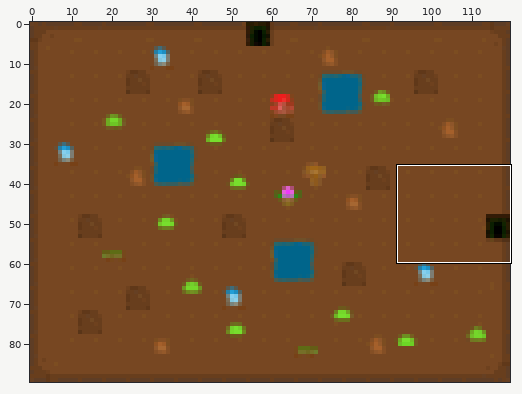
One commit to this sprite sheet: scenes/5.png. The picture above shows the old version from afar; the outline marks the close-up.
Close-up. Before the commit:
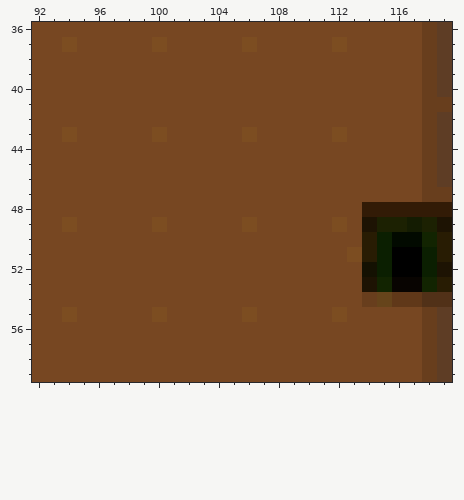
The file is 120x90 pixels. Colours within 5 levels of each other are drawn and written as one. Shown: x 92..119, y 36..59. The commit also changed other parts of the picture, which this record leaves out.
And afterwards:
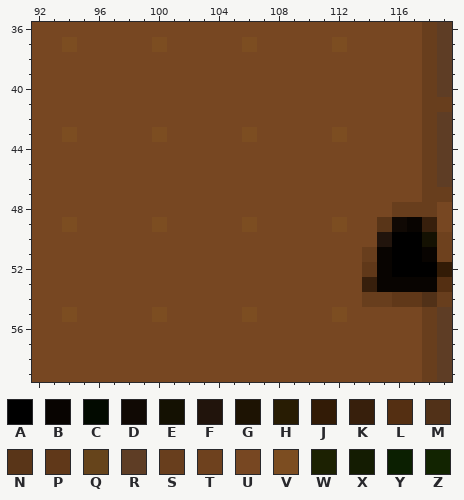
Palette (. is transparent): A #000000  B #080401  C #020a00  D #100904  E #141102  F #21140c  G #1d1303  H #281c03  J #321b06  K #371f0c  L #542f12  M #513118  N #593518  P #603819  Q #66441b  R #5e3d25  S #683e1d  T #6e411e  U #774722  V #7c4d21  W #1c2102  X #141c02  Y #0b1f01  Z #122401
Difference:
Colour C becomes colour A in row 50 at x 116 to 117.
Colour Y becomes colour A in row 52 at x 118.
Colour X becomes colour B in row 49 at x 117.
Colour Y becomes colour B in row 51 at x 115 and 118; in row 52 at x 115.
Colour Z becomes colour B in row 53 at x 115 and 118.
Colour W becomes colour D in row 49 at x 116.
Colour Z becomes colour E in row 50 at x 118.
Colour Y becomes colour F in row 50 at x 115.
Colour G becomes colour J in row 52 at x 119.
Colour G becomes colour K in row 53 at x 114.
Colour W becomes colour K in row 49 at x 118.
Colour H becomes colour L in row 53 at x 119.
Colour W becomes colour N in row 49 at x 115.
Colour E becomes colour P in row 52 at x 114.
Colour H becomes colour S in row 51 at x 114.
Colour J becomes colour S in row 48 at x 116 to 118.
Colour M becomes colour S in row 54 at x 119.
Colour Q becomes colour S in row 54 at x 115.
Colour H becomes colour T in rows 50 to 51 at x 119.
Colour G becomes colour U in row 49 at x 114 and 119.
Colour H becomes colour U in row 50 at x 114.
Colour J becomes colour U in row 48 at x 114 to 115 and 119.
Colour V becomes colour U in row 51 at x 113.
Where, in picture pixels (left, top, right, bottom), the same in both close-ups:
changed: (347, 202, 452, 307)
